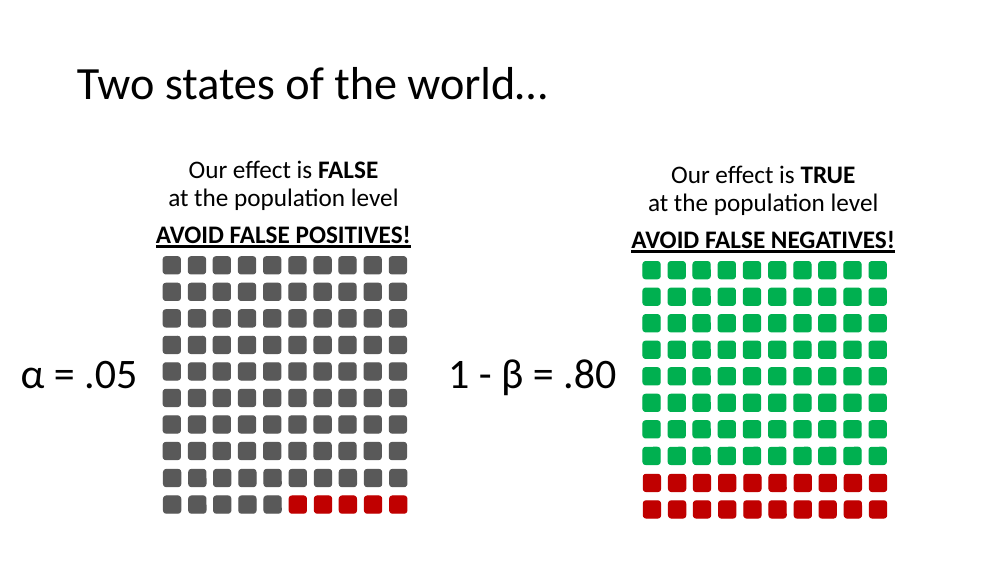
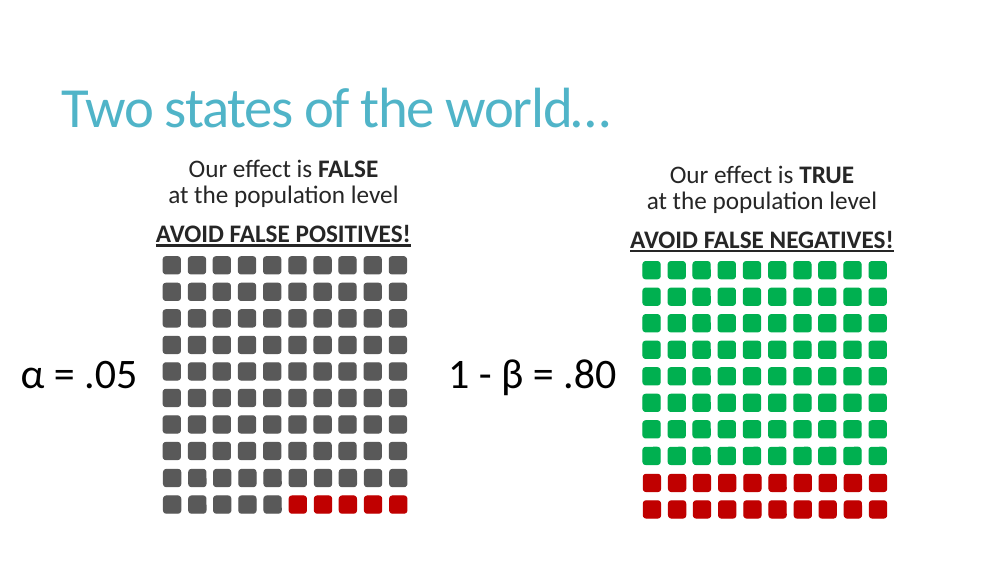
Before and after one commit to ncypris/power_sim, a slide deck: slide 8 of Power Simulation Workshop.pptx (slide 5 before the commit). Drawn at 1008x567 pixels with LibreOffice and Linux fonts; fonts in the diff are those of the drawing. Boxes give left, top, right and bottom in pixels: in the first picture for what was removed or moved away, otherwise in the second. Text is boxed around its words. In the diff, an @@ line names an element or a change of style, - is before the commit and + after.

Commit message:
Format and extra slides

```diff
--- a/Power Simulation Workshop.pptx
+++ b/Power Simulation Workshop.pptx
@@ title "Two states of the world…" moved from (x1=77, y1=67, x2=547, y2=100) to (x1=62, y1=87, x2=610, y2=128) @@
@@ title "Two states of the world…" at (x1=62, y1=87, x2=610, y2=128): size 44 to 54 pt, text colour #000000 to #50B4C8, letter spacing 0 to -1.2 pt; line spacing 0.9 to 0.85 @@
@@ text "Our effect is FALSE at ..." at (x1=156, y1=159, x2=411, y2=247): text colour #000000 to #262626; line spacing 0.9 to 0.85; more space between paragraphs @@
@@ text "Our effect is TRUE at ..." at (x1=630, y1=165, x2=894, y2=252): text colour #000000 to #262626; line spacing 0.9 to 0.85; more space between paragraphs @@
```
Also in this commit, not shown: 14 other slides changed, 15 slides added, 1 slide removed.
